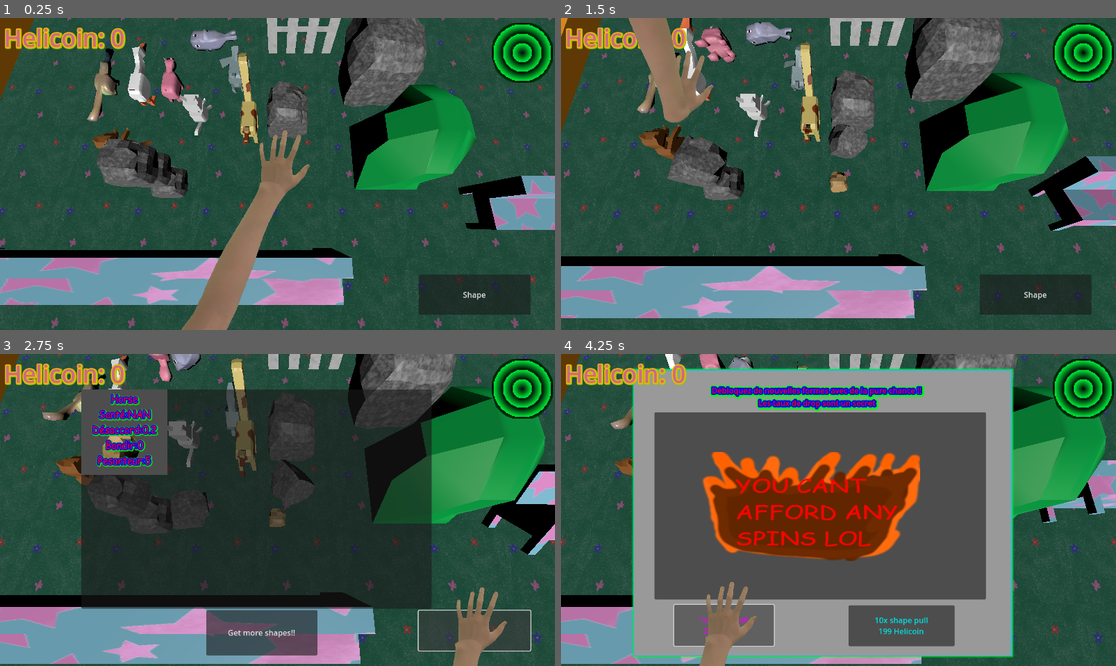
Above: before the commit, frames 1-4 (two rows, left to right).
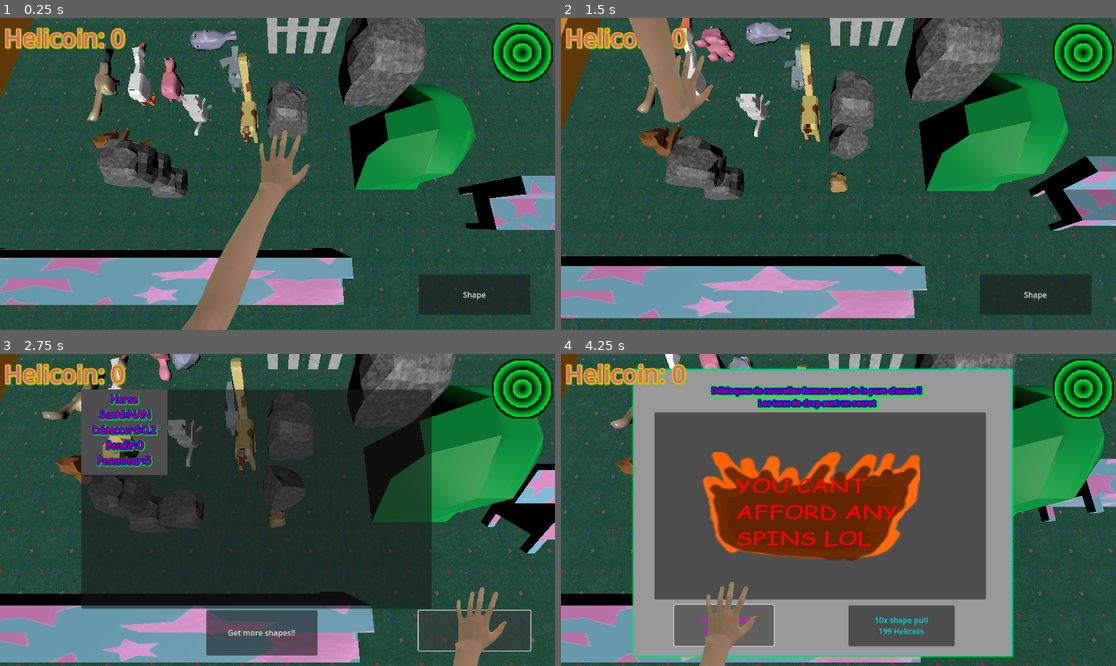
Above: after the commit, the same moments.

Repository: JAco9307/ShapeEscape
Game: Godot game, scene res://Main.tscn
The game is run twice, just before and just after one commit, with the same random seed, the same clock (stepped at 60 frames per second) and the same inputs.
Inputs:
- Up to frame 1 (0.25 s): no input
- Up to frame 2 (1.5 s): click "Shape" at 0.5 s; click "Horse Santé:NAN Désaccord:0.2…" at 1.25 s
- Up to frame 3 (2.75 s): click "Shape" at 2 s
- Up to frame 4 (4.25 s): click "Get more shapes!!" at 2.75 s; click "1x shape pull 20 Helicoin" at 3.5 s

The runs differ from the first frame. In frame 1, 3.6% of the frame differs, in the area x 0-100%, y 0-100%; in frame 2, 3.9%; in frame 3, 6.2%; in frame 4, 2.7%.

Commit message:
floorfix

Diff:
--- a/Levels/Level1.tscn
+++ b/Levels/Level1.tscn
@@ -24,8 +24,13 @@
 theme_override_font_sizes/font_size = 50
 text = "Bench world"
 
+[node name="Floor" parent="." index="4"]
+transform = Transform3D(1, 0, 0, 0, 1, 0, 0, 0, 1, -15.0496, 0, 0)
+scaleX = 200
+scaleZ = 200
+
 [node name="MeshInstance3D" parent="Floor/StaticBody3D" index="1"]
-transform = Transform3D(-0.00377692, 0, -0.999929, 0, 1, 0, 0.316362, 0, -0.0119377, -84.9956, 0, 0)
+transform = Transform3D(-0.0119377, 0, -0.999929, 0, 1, 0, 0.999929, 0, -0.0119377, 0, 0, 0)
 
 [node name="Jail" parent="." index="5" instance=ExtResource("2_fhqol")]
 transform = Transform3D(-0.000820323, 0, -1, 0, 1, 0, 1, 0, -0.000820323, -36.3725, -0.425413, -1.38989)
--- a/Surfaces/Floor.tscn
+++ b/Surfaces/Floor.tscn
@@ -1,11 +1,12 @@
-[gd_scene load_steps=6 format=3 uid="uid://g5m48diqvglc"]
+[gd_scene load_steps=7 format=3 uid="uid://g5m48diqvglc"]
 
-[ext_resource type="Texture2D" uid="uid://cgv6ju4gbh6ng" path="res://Textures/grass-texture2.png" id="1_jm8jd"]
+[ext_resource type="Texture2D" uid="uid://dh5bbkqjb741n" path="res://Textures/grass-texture2.png" id="1_jm8jd"]
+[ext_resource type="Script" uid="uid://cofn84w0xhtrd" path="res://Surfaces/floor.gd" id="1_l1jxy"]
 
 [sub_resource type="PhysicsMaterial" id="PhysicsMaterial_y6dek"]
 
 [sub_resource type="BoxShape3D" id="BoxShape3D_jm8jd"]
-size = Vector3(200, 2, 200)
+size = Vector3(100, 2, 100)
 
 [sub_resource type="StandardMaterial3D" id="StandardMaterial3D_jm8jd"]
 albedo_color = Color(0.695503, 0.695503, 0.695503, 1)
@@ -14,9 +15,12 @@
 
 [sub_resource type="PlaneMesh" id="PlaneMesh_l1jxy"]
 material = SubResource("StandardMaterial3D_jm8jd")
-size = Vector2(200, 200)
+size = Vector2(100, 100)
 
 [node name="Floor" type="Node3D"]
+script = ExtResource("1_l1jxy")
+scaleX = 100
+scaleZ = 100
 
 [node name="StaticBody3D" type="StaticBody3D" parent="."]
 physics_material_override = SubResource("PhysicsMaterial_y6dek")
Not shown: 1 places in Levels/Level1.tscn that only renumber resources
